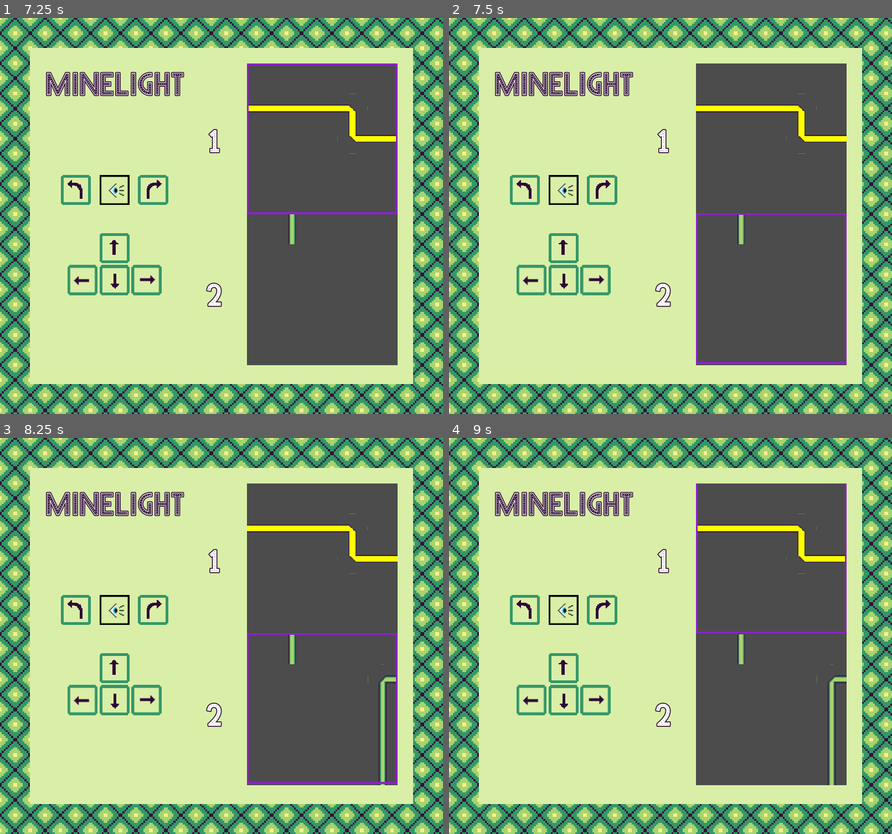
Above: before the commit, frames 1-4 (two rows, left to right).
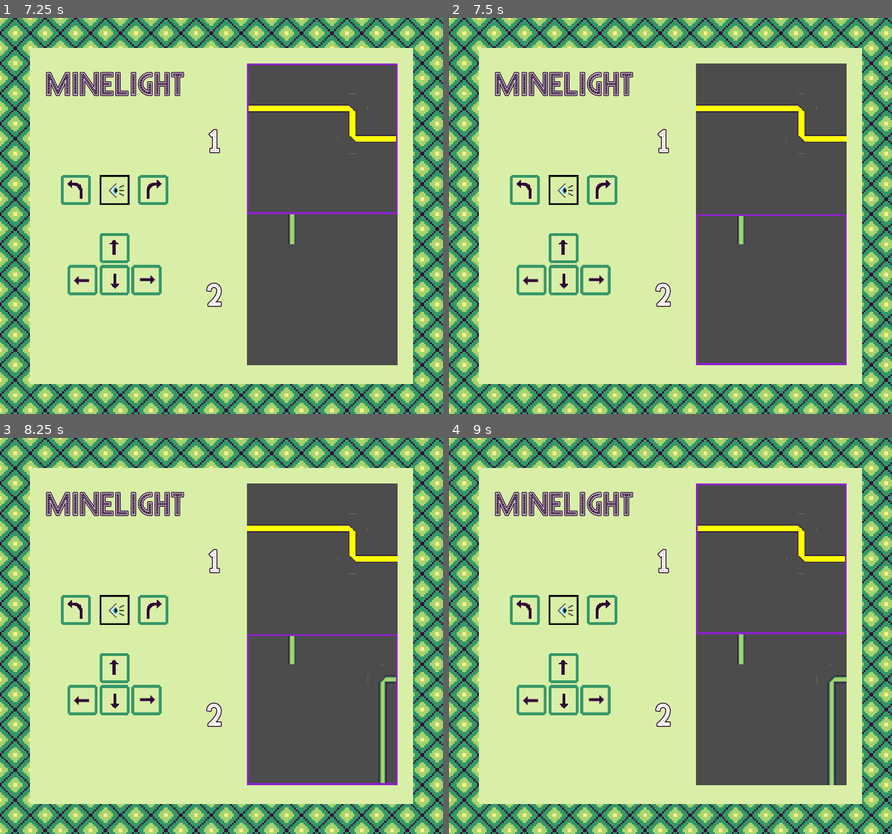
Above: after the commit, the same moments.

Repository: jojva/ld48
Game: Godot game, scene res://Main.tscn
Two runs of this game, one before a commit and one after it. Both use one fixed random seed, a clock stepped at 60 frames per second and the inputs below.
Inputs (mouse positions are in pixels of both pictures, inside the frame that each line leads up to):
- Up to frame 1 (7.25 s): click (115, 247) at 0.5 s; click (115, 247) at 1.25 s; click (115, 279) at 2 s; click (115, 279) at 2.75 s; click (75, 188) at 3.5 s; click (155, 188) at 4.25 s; click (84, 279) at 5 s; click (146, 279) at 5.75 s; tap Enter at 6.5 s; move the mouse to (318, 196) at 6.52 s; hold Right (ui_right) from 6.53 s (still down); click (318, 196) at 6.67 s
- Up to frame 2 (7.5 s): tap Space at 7.25 s; move the mouse to (581, 235) at 7.27 s; release Right (ui_right) at 7.28 s; hold Down (ui_down) from 7.28 s (still down)
- Up to frame 3 (8.25 s): tap Enter at 8 s; move the mouse to (265, 548) at 8.02 s; release Down (ui_down) at 8.03 s; hold Right (ui_right) from 8.03 s (still down)
- Up to frame 4 (9 s): tap Space at 8.75 s; move the mouse to (648, 715) at 8.77 s; release Right (ui_right) at 8.78 s; hold Up (ui_up) from 8.78 s (still down); click (648, 715) at 8.92 s

Frame 1 is identical in both runs. In frame 2, 0.4% of the frame differs, in the area x 55-90%, y 49-88%; in frame 3, 0.4%; in frame 4, 0.2%.

Commit message:
Fix level highlighter pos.y

Diff:
--- a/Main.gd
+++ b/Main.gd
@@ -35,11 +35,11 @@
 func look_up_down(direction):
 	tower.current_level += direction
 	tower.current_level = clamp(tower.current_level, 0, tower.nb_levels() - 1)
-	if (direction == -1 and tower.current_level < level_window)	or (direction ==  1 and tower.current_level > level_window + 1):
+	if (direction == -1 and tower.current_level < level_window) or (direction ==  1 and tower.current_level > level_window + 1):
 		level_window += direction
 		tower.position.y = - level_window * Constants.ROWS * Constants.CELL_SIZE * tower.scale.y
 		update_level_labels()
-	highlighted_level.rect_position.y = viewport_container.margin_top + (tower.current_level - level_window) * Constants.ROWS * Constants.CELL_SIZE * tower.scale.y
+	highlighted_level.rect_position.y = viewport_container.margin_top + (tower.current_level - level_window) * Constants.ROWS * Constants.CELL_SIZE * tower.scale.y + 2
 
 
 func look_left_right(direction):
